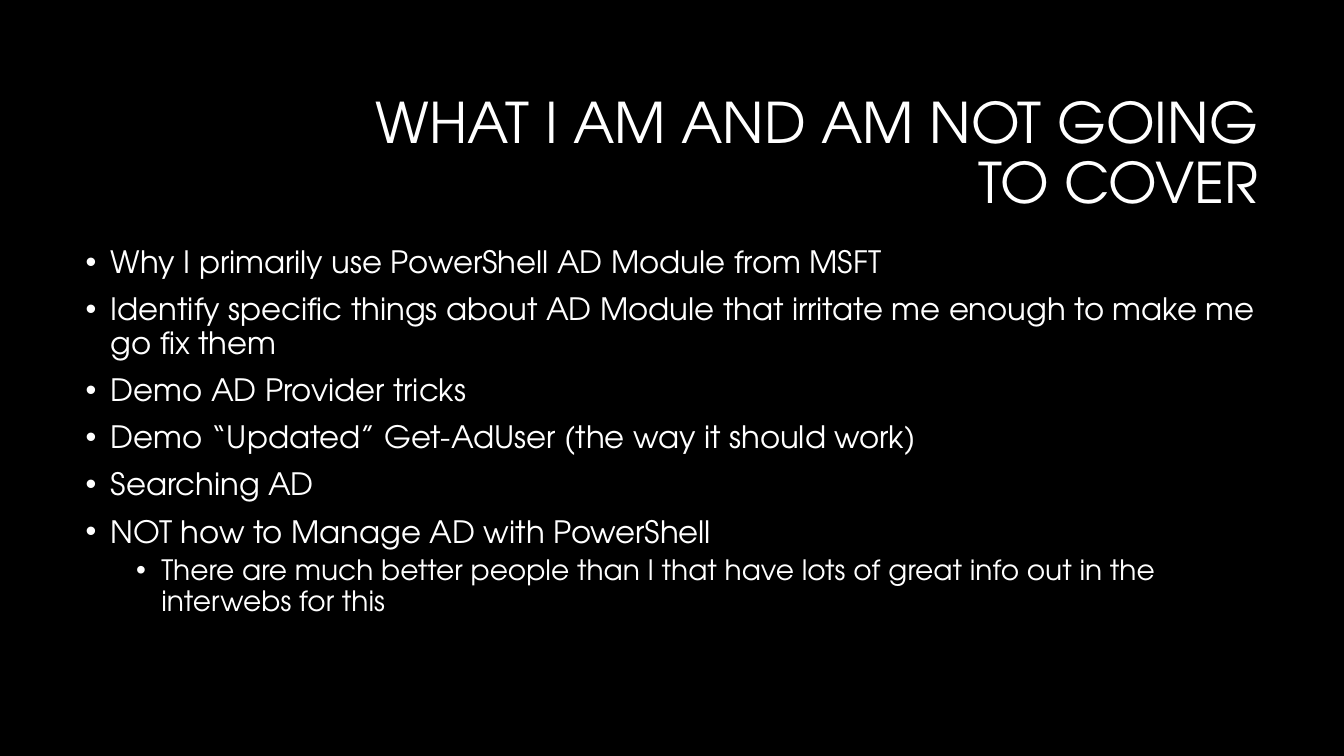
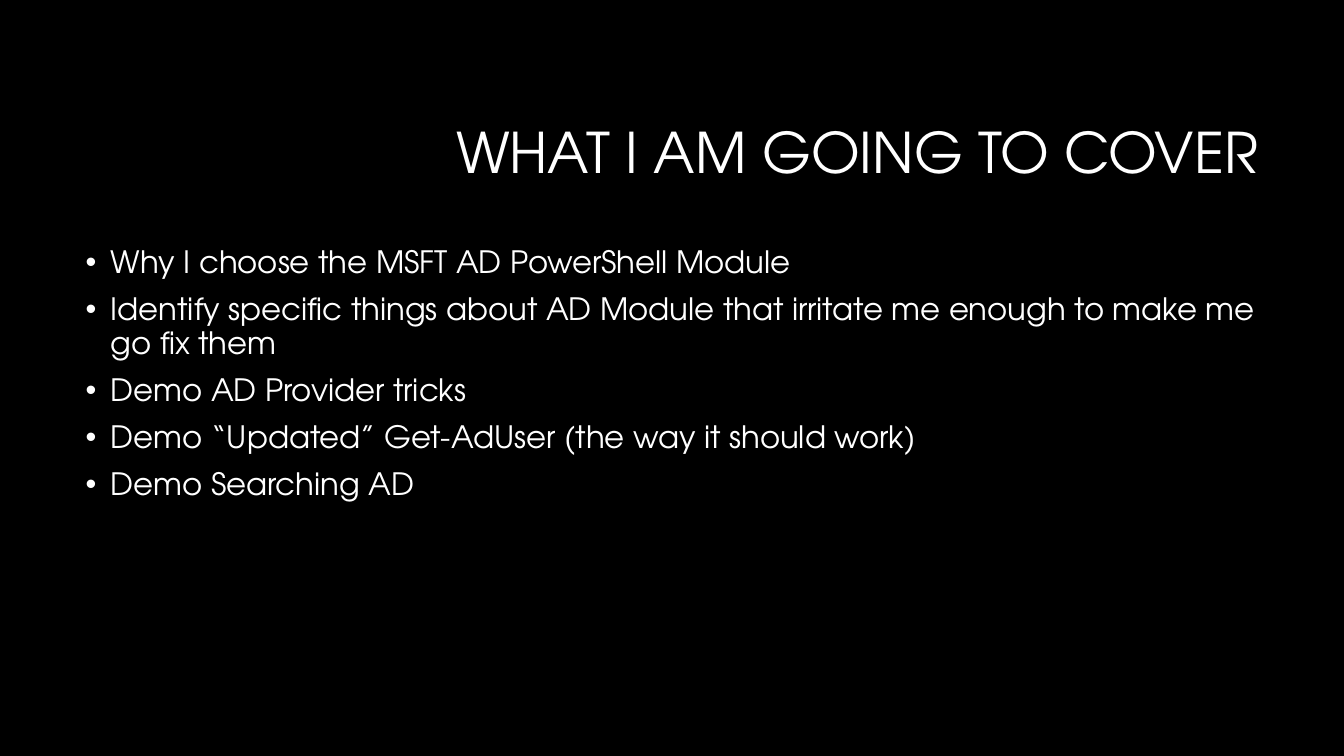
Before and after one commit to AndySchneiderDev-zz/PowerShellSummit, a slide deck: slide 3 of PS Summit AD Tips and Tricks.pptx (slide 2 before the commit). Drawn at 1344x756 pixels with LibreOffice and Linux fonts; fonts in the diff are those of the drawing; background and template pictures are left out. Boxes give left, top, right and bottom in pixels: in the first picture for what was removed or moved away, otherwise in the second. Text is boxed around its words. In the diff, an @@ line names an element or a change of style, - is before the commit and + after.

```diff
--- a/PS Summit AD Tips and Tricks.pptx
+++ b/PS Summit AD Tips and Tricks.pptx
@@ title at <box>456,131,1258,174</box>: text changed @@
-WHAT I AM AND AM NOT GOING TO COVER
+WHAT I AM GOING TO COVER
@@ text at <box>111,250,790,279</box>: text changed @@
-• Why I primarily use PowerShell AD Module from MSFT
+• Why I choose the MSFT AD PowerShell Module
@@ text at <box>111,472,415,502</box>: text changed; size 20 to 22 pt @@
-• Searching AD
-• NOT how to Manage AD with PowerShell
-  • There are much better people than I that have lots of great info out in the interwebs for this
+• Demo Searching AD
```
Also in this commit, not shown: 1 other slide changed, 1 slide added.
